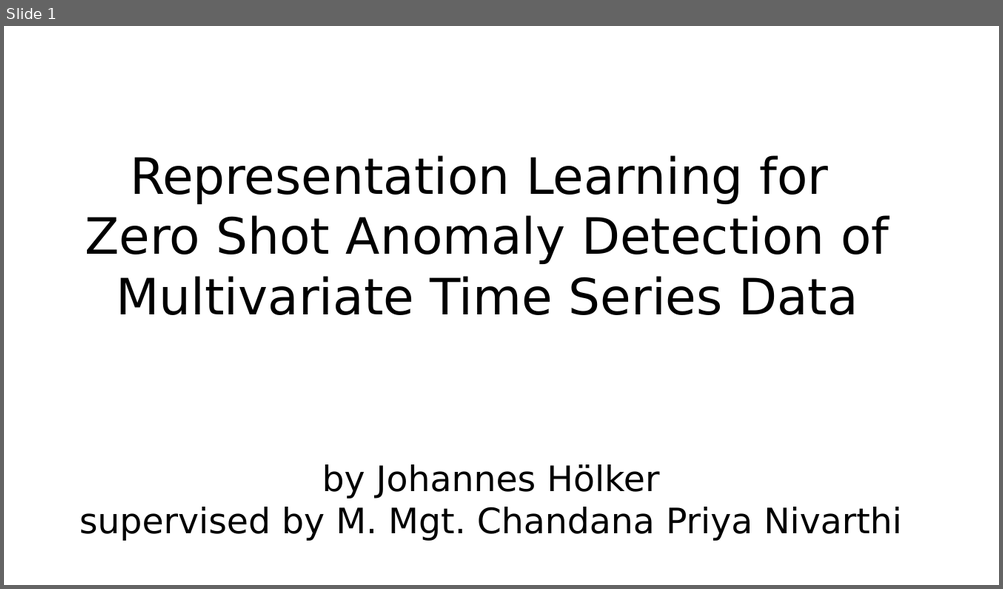
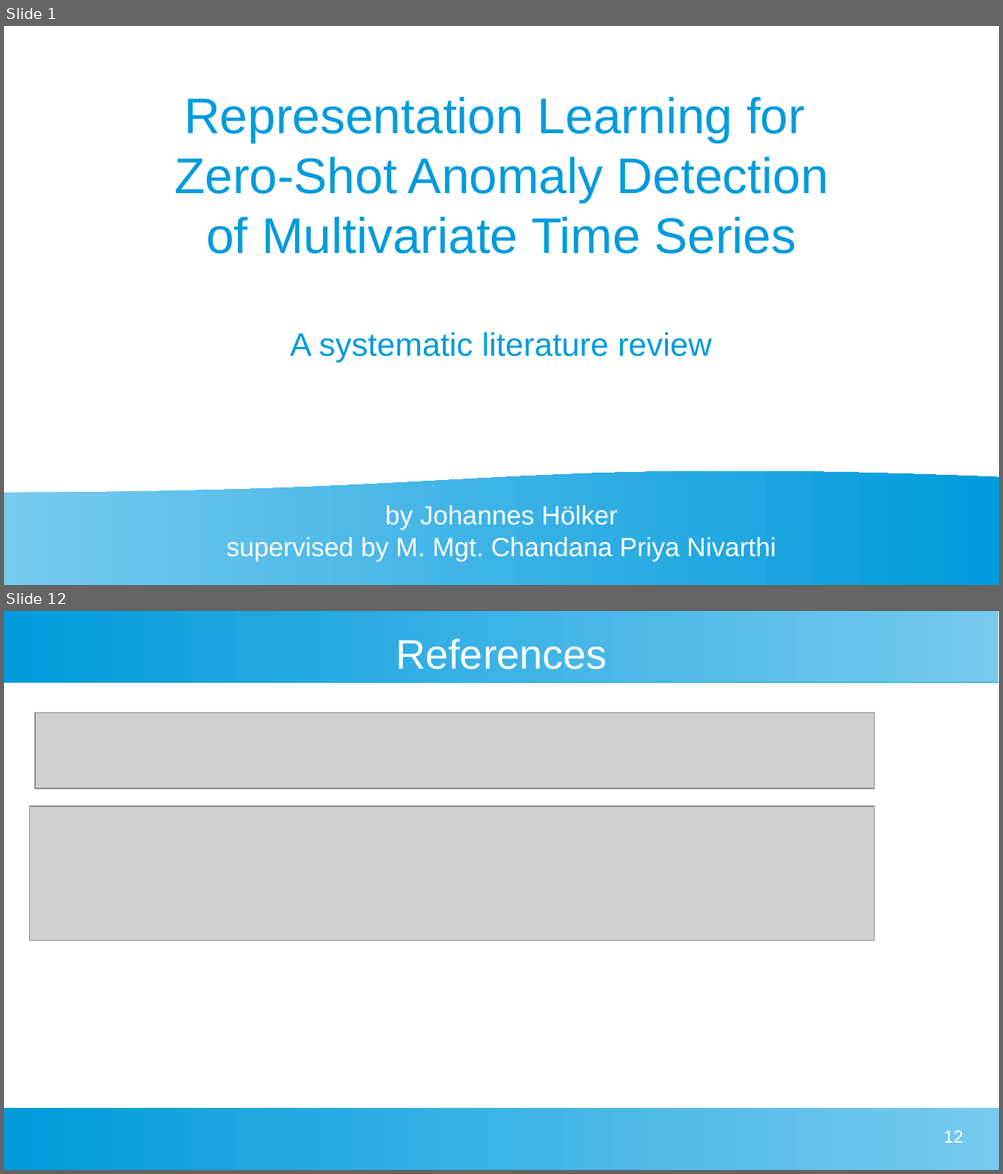
Before and after one commit to johanneshoelker/Smart-Systems-Paper, a slide deck: Presentation/Kolloq.odp. Shown one above the other, each under a label of ours: slide 1 before the commit, slides 1 and 12 after it; the slides between them are not shown. The pictures are 1003x589 and 1003x1174 pixels, drawn with LibreOffice and Linux fonts; fonts in the diff are those of the drawing; grey boxes stand for pictures. Boxes give left, top, right and bottom in pixels: in the first picture for what was removed or moved away, otherwise in the second. Text is boxed around its words. In the diff, an @@ line names an element or a change of style, - is before the commit and + after.

```diff
--- a/Presentation/Kolloq.odp
+++ b/Presentation/Kolloq.odp
@@ slide 12 added at (x1=4, y1=611, x2=999, y2=1170), background #FFFFFF @@
@@ rectangle added at (x1=4, y1=611, x2=999, y2=682), fill gradient #77CAEE to #75C9EE to #73C9ED to #71C8ED to #6FC7ED to #6EC6ED @@
@@ title added at (x1=395, y1=638, x2=607, y2=669), 33 pt, text #FFFFFF @@
+References
@@ picture added at (x1=36, y1=713, x2=875, y2=789) @@
@@ picture added at (x1=29, y1=807, x2=874, y2=941) @@
@@ rectangle added at (x1=4, y1=1108, x2=999, y2=1170), fill gradient #77CAEE to #75C9EE to #73C9ED to #71C8ED to #6FC7ED to #6EC6ED @@
@@ page number added at (x1=943, y1=1130, x2=962, y2=1143), 14 pt, text #FFFFFF @@
+12
@@ slide 1 changed as well @@
@@ subtitle at (x1=174, y1=97, x2=828, y2=363): text changed; font DejaVu Sans to Arial; text colour #000000 to #009BDD @@
-Representation Learning for
-Zero Shot Anomaly Detection of Multivariate Time Series Data
+Representation Learning for
+Zero-Shot Anomaly Detection
+of Multivariate Time Series
+A systematic literature review
@@ flow chart document added at (x1=4, y1=470, x2=999, y2=585), fill gradient #77CAEE to #75C9EE to #73C9ED to #71C8ED to #6FC7ED to #6EC6ED @@
@@ title "by Johannes Hölker" moved from (x1=79, y1=465, x2=902, y2=541) to (x1=226, y1=506, x2=775, y2=562) @@
@@ title "by Johannes Hölker" at (x1=226, y1=506, x2=775, y2=562): size 28 to 21 pt, font DejaVu Sans to Arial, text colour #000000 to #FFFFFF @@
```
Also in this commit, not shown: 10 other slides added, 2 slides removed, 1 other file.
